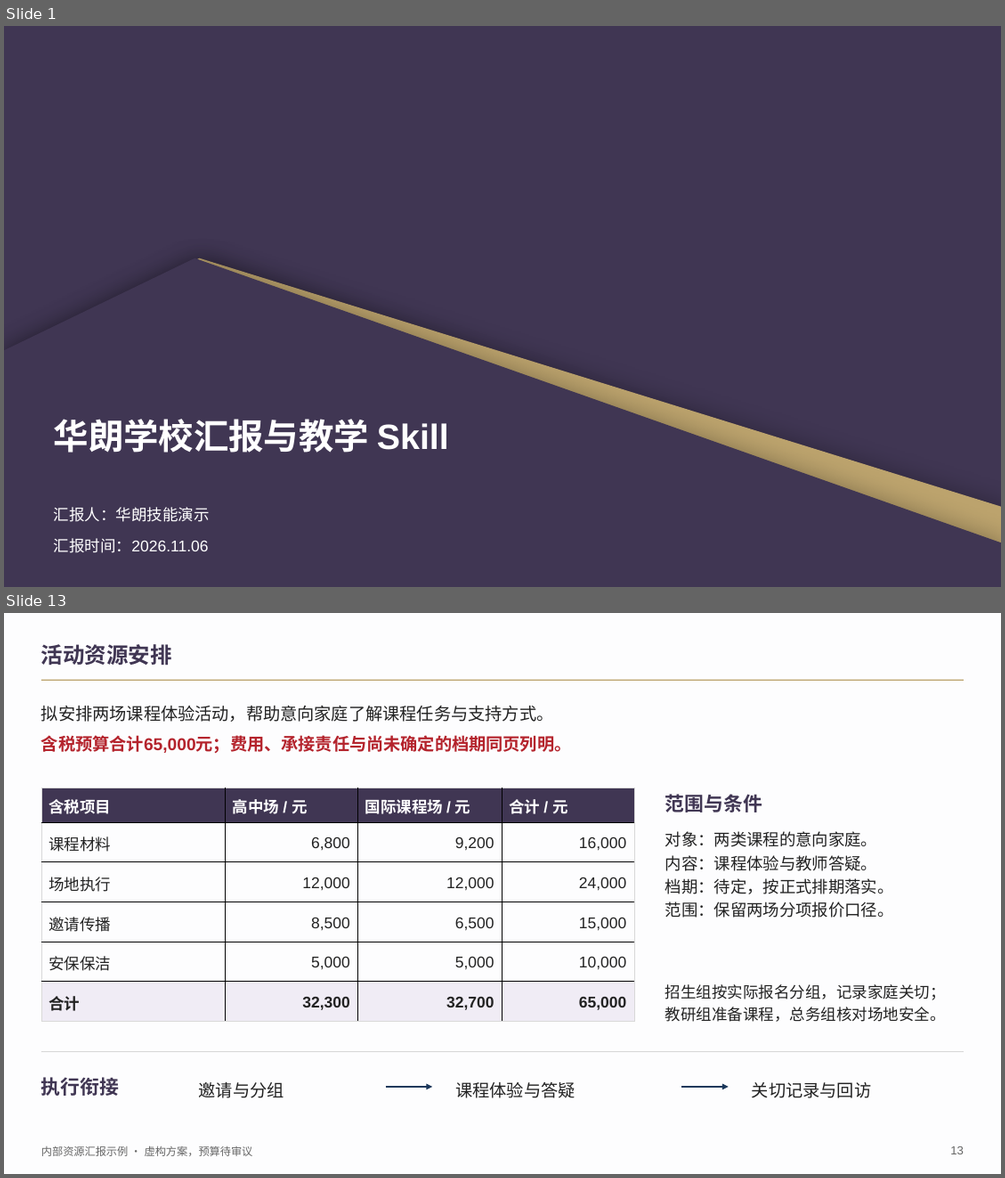
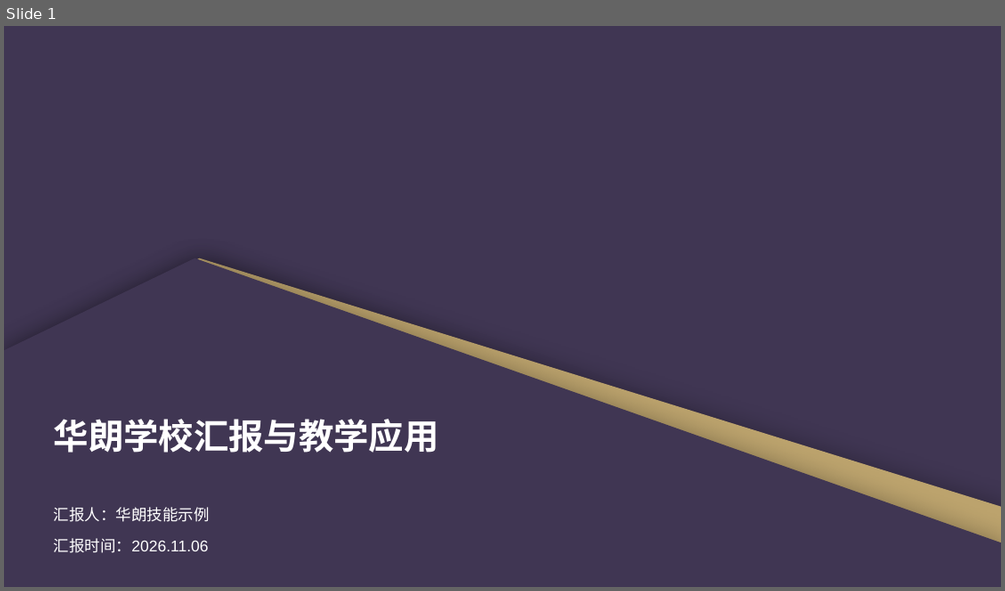
Before and after one commit to 2503668375-boop/hualang-ppt-skill, a slide deck: artifact-template-hualang-school/assets/scene-examples.pptx. Shown one above the other, each under a label of ours: slides 1 and 13 before the commit, slide 1 after it; the slides between them are not shown. The pictures are 1005x1178 and 1005x591 pixels, drawn with LibreOffice and Linux fonts; fonts in the diff are those of the drawing; background and template pictures are left out. Boxes give left, top, right and bottom in pixels: in the first picture for what was removed or moved away, otherwise in the second. Text is boxed around its words. In the diff, an @@ line names an element or a change of style, - is before the commit and + after.

Commit message:
完善华朗V8组件排版、教学深度、内容审查与辅助动画

```diff
--- a/artifact-template-hualang-school/assets/scene-examples.pptx
+++ b/artifact-template-hualang-school/assets/scene-examples.pptx
@@ slide 13 removed at box(4, 613, 1001, 1174), background #FDFDFE @@
@@ text removed at box(41, 644, 172, 665) @@
-活动资源安排
@@ line removed from (41, 681) to (963, 681) @@
@@ text removed at box(41, 705, 553, 722) @@
-拟安排两场课程体验活动，帮助意向家庭了解课程任务与支持方式。
@@ text removed at box(41, 735, 572, 754) @@
-含税预算合计65,000元；费用、承接责任与尚未确定的档期同页列明。
@@ table removed at box(41, 787, 634, 1021), 6 rows, 4 columns @@
-含税项目 | 高中场 / 元 | 国际课程场 / 元 | 合计 / 元
-课程材料 | 6,800 | 9,200 | 16,000
-场地执行 | 12,000 | 12,000 | 24,000
-邀请传播 | 8,500 | 6,500 | 15,000
-安保保洁 | 5,000 | 5,000 | 10,000
-合计 | 32,300 | 32,700 | 65,000
@@ text removed at box(665, 794, 762, 812) @@
-范围与条件
@@ text removed at box(665, 831, 894, 917) @@
-对象：两类课程的意向家庭。
-内容：课程体验与教师答疑。
-档期：待定，按正式排期落实。
-范围：保留两场分项报价口径。
@@ text removed at box(665, 984, 946, 1022) @@
-招生组按实际报名分组，记录家庭关切；
-教研组准备课程，总务组核对场地安全。
@@ line removed from (41, 1051) to (963, 1051) @@
@@ text removed at box(41, 1077, 119, 1095) @@
-执行衔接
@@ text removed at box(199, 1082, 284, 1098) @@
-邀请与分组
@@ arrow removed from (386, 1086) to (432, 1086) @@
@@ text removed at box(456, 1082, 575, 1098) @@
-课程体验与答疑
@@ arrow removed from (681, 1086) to (728, 1086) @@
@@ text removed at box(752, 1082, 871, 1098) @@
-关切记录与回访
@@ text removed at box(41, 1146, 253, 1156) @@
-内部资源汇报示例 · 虚构方案，预算待审议
@@ text removed at box(950, 1146, 963, 1154) @@
-13
@@ slide 1 changed as well @@
@@ text at box(54, 418, 439, 452): text changed @@
-华朗学校汇报与教学 Skill
+华朗学校汇报与教学应用
@@ text at box(54, 507, 210, 522): text changed @@
-汇报人：华朗技能演示
+汇报人：华朗技能示例
```
Also in this commit, not shown: 2 other slides changed, 13 slides added, 22 other slides removed, 47 other files.
